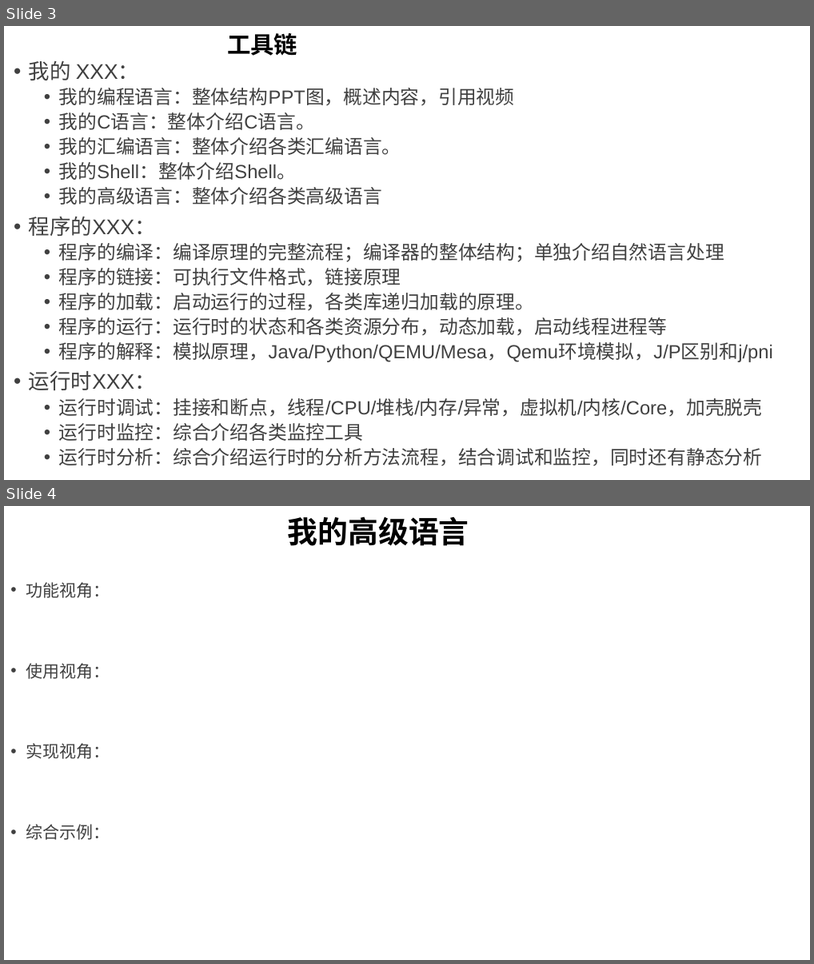
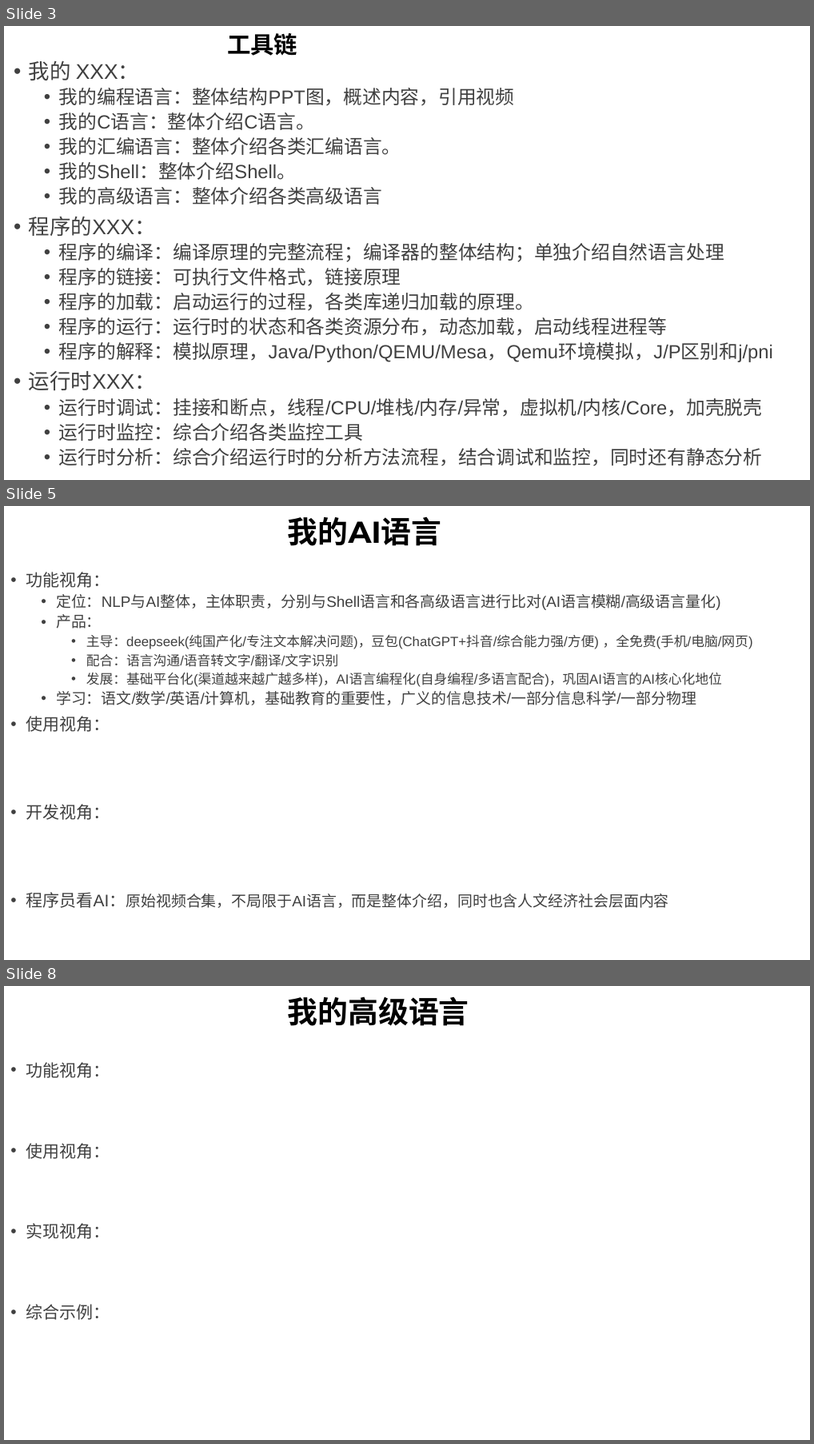
Before and after one commit to GavinKoeng/it-talks, a slide deck: it-talks.pptx. Shown one above the other, each under a label of ours: slides 3 and 4 before the commit, slides 3, 5 and 8 after it; the slides between them are not shown. The pictures are 814x964 and 814x1444 pixels, drawn with LibreOffice and Linux fonts; fonts in the diff are those of the drawing. Boxes give left, top, right and bottom in pixels: in the first picture for what was removed or moved away, otherwise in the second. Text is boxed around its words. In the diff, an @@ line names an element or a change of style, - is before the commit and + after.

Commit message:
增加 "我的AI语言" 视频组提纲

```diff
--- a/it-talks.pptx
+++ b/it-talks.pptx
@@ slide 5 added at bbox=[4, 506, 810, 960], background #FFFFFF @@
@@ title added at bbox=[288, 517, 442, 546], 36 pt, text #000000, bold @@
+我的AI语言
@@ text added at bbox=[26, 572, 754, 908], 16 pt, text #404040 @@
+• 功能视角：
+  • 定位：NLP与AI整体，主体职责，分别与Shell语言和各高级语言进行比对(AI语言模糊/高级语言量化)
+  • 产品：
+    • 主导：deepseek(纯国产化/专注文本解决问题)，豆包(ChatGPT+抖音/综合能力强/方便) ，全免费(手机/电脑/网页)
+    • 配合：语言沟通/语音转文字/翻译/文字识别
+    • 发展：基础平台化(渠道越来越广越多样)，AI语言编程化(自身编程/多语言配合)，巩固AI语言的AI核心化地位
+  • 学习：语文/数学/英语/计算机，基础教育的重要性，广义的信息技术/一部分信息科学/一部分物理
+• 使用视角：
+• 开发视角：
+• 程序员看AI：原始视频合集，不局限于AI语言，而是整体介绍，同时也含人文经济社会层面内容
@@ what was slide 4 is now slide 8 @@
```
Also in this commit, not shown: 3 other slides added, 1 other file.
